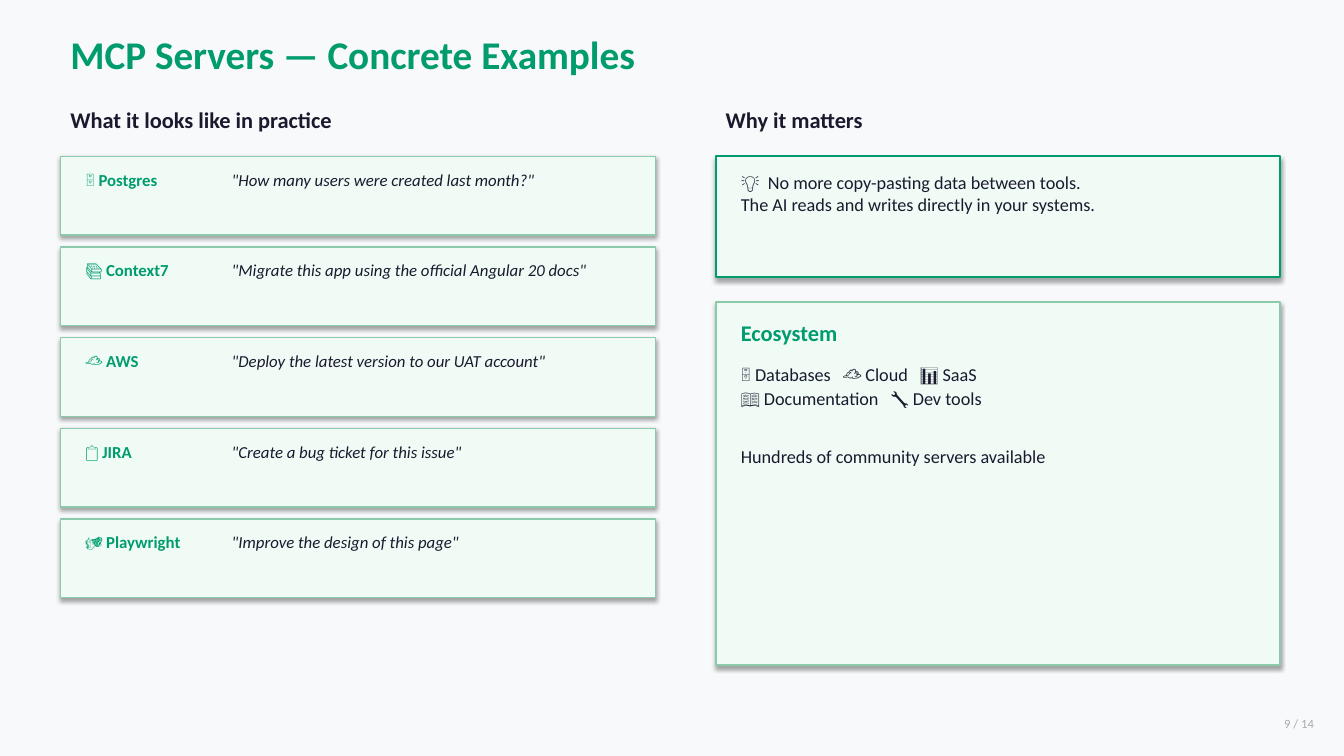
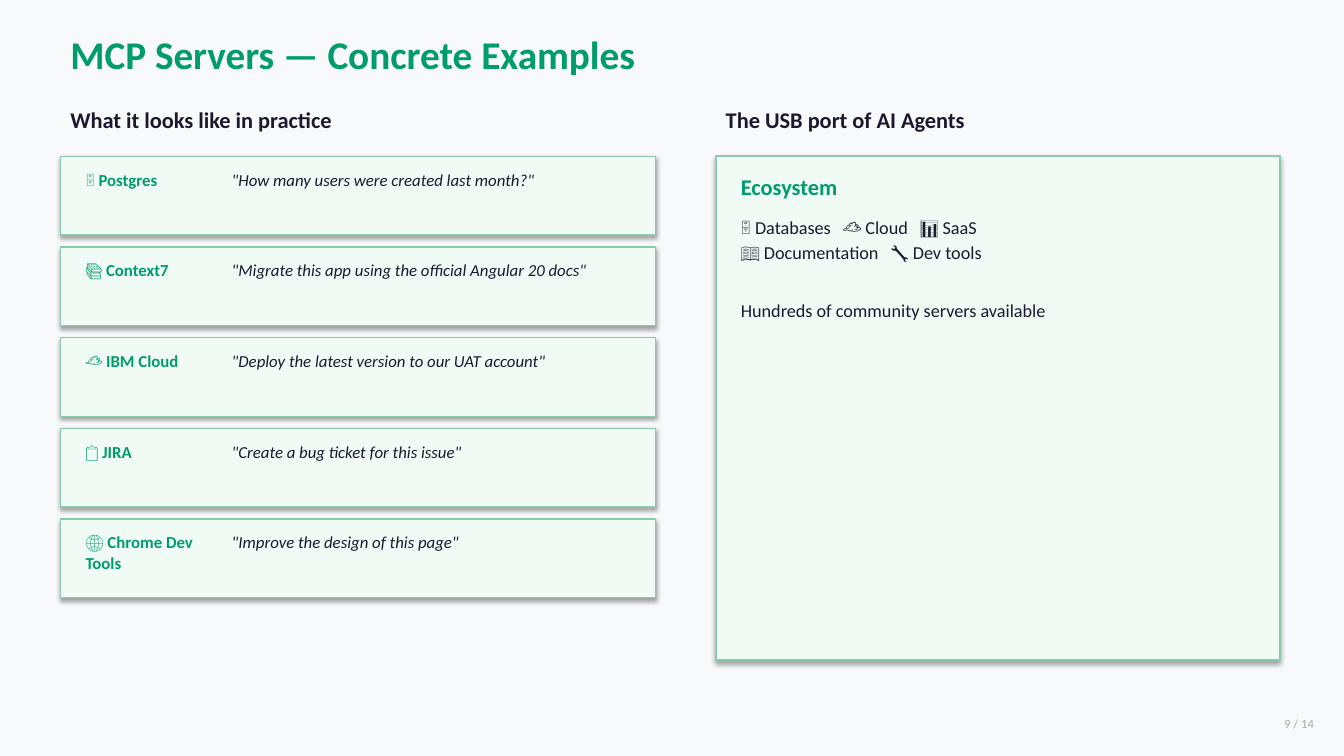
Before and after one commit to frichard35/claude-code-presentation, a slide deck: slide 9 of slides-simple-editable.pptx. Drawn at 1344x756 pixels with LibreOffice and Linux fonts; fonts in the diff are those of the drawing. Boxes give left, top, right and bottom in pixels: in the first picture for what was removed or moved away, otherwise in the second. Text is boxed around its words. In the diff, an @@ line names an element or a change of style, - is before the commit and + after.

```diff
--- a/slides-simple-editable.pptx
+++ b/slides-simple-editable.pptx
@@ text at [726, 112, 964, 132]: text changed @@
-Why it matters
+The USB port of AI Agents
@@ rectangle: place and size @@
-rectangle at [716, 302, 1280, 665]
+rectangle at [716, 156, 1280, 660]
@@ rectangle removed at [716, 156, 1280, 277] @@
@@ text "Ecosystem": place and size @@
-text "Ecosystem" at [741, 326, 837, 345]
+text "Ecosystem" at [741, 180, 837, 199]
@@ text removed at [741, 176, 1095, 214] @@
-💡 No more copy-pasting data between tools.
-The AI reads and writes directly in your systems.
@@ text "🗄️ Databases ☁️ Cloud 📊 ...": place and size @@
-text "🗄️ Databases ☁️ Cloud 📊 ..." at [741, 368, 1046, 466]
+text "🗄️ Databases ☁️ Cloud 📊 ..." at [741, 221, 1046, 320]
@@ text at [106, 355, 178, 367]: text changed @@
-☁️ AWS
+☁️ IBM Cloud
@@ text at [86, 536, 193, 569]: text changed @@
-🎭 Playwright
+🌐 Chrome Dev Tools
```
Also in this commit, not shown: 4 other slides changed, 2 other files.
